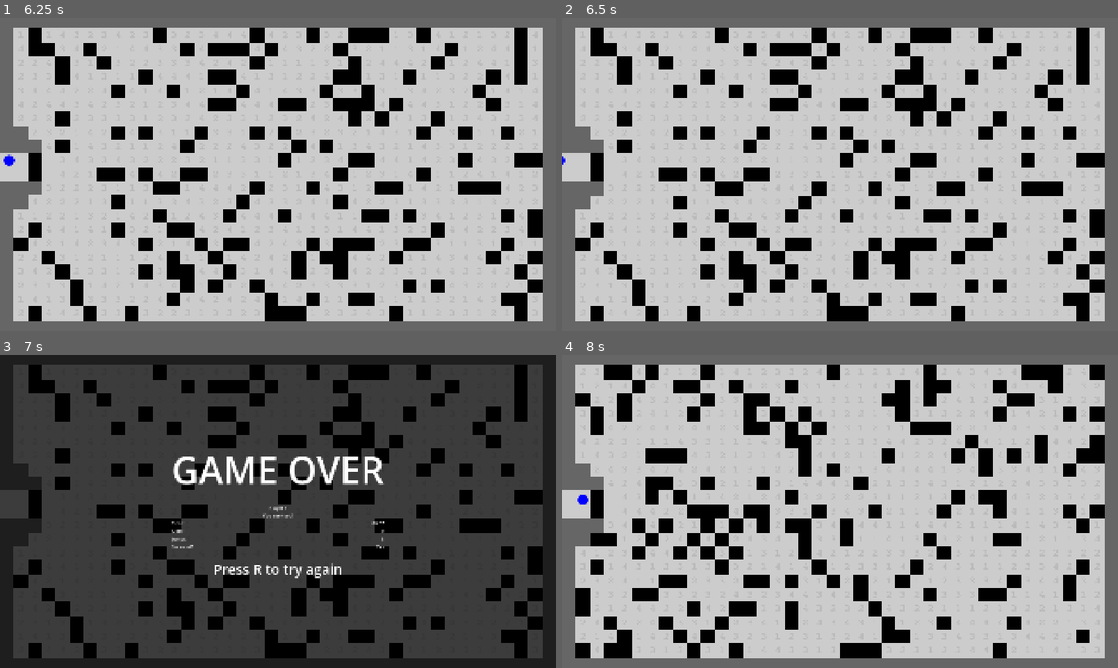
Above: before the commit, frames 1-4 (two rows, left to right).
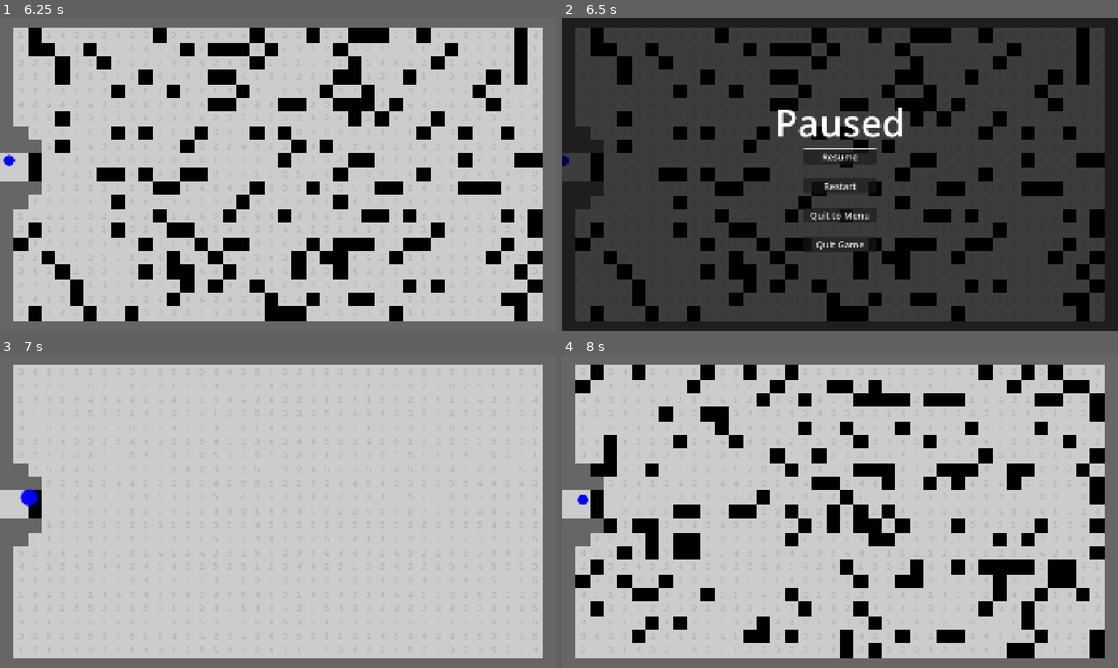
Above: after the commit, the same moments.

Repository: njamster/gmtk_jam_2026
Game: Godot game, scene res://main_menu.tscn
The game is run twice, just before and just after one commit, with the same random seed, the same clock (stepped at 60 frames per second) and the same inputs.
Inputs (mouse positions are in pixels of both pictures, inside the frame that each line leads up to):
- Up to frame 1 (6.25 s): click "Singleplayer" at 0.5 s; tap Enter at 1.25 s; hold D (move_right) 1.28-2.03 s; tap Shift at 1.35, 2.1, 2.85, 3.6, 4.35, 5.85 s; tap R (quick_restart) at 2 s; hold S (move_down) 2.03-2.78 s; hold D (move_right) 2.78-3.53 s; hold W (move_up) 3.53-4.28 s; hold A (move_left) 4.28-5 s; tap P (paused, bound only before the commit) at 4.9 s; click "Restart" at 5 s; hold A (move_left) from 5.78 s (still down)
- Up to frame 2 (6.5 s): keep holding A (move_left); tap Escape (pause_game, bound only after the commit) at 6.4 s
- Up to frame 3 (7 s): release A (move_left) at 6.5 s; click (278, 524) at 6.5 s, where only the run after the commit has a clickable "Restart"
- Up to frame 4 (8 s): tap R (quick_restart) at 7.25 s; hold S (move_down) from 7.28 s (still down); tap Shift at 7.35 s

Frame 1 is identical in both runs. In frame 2, 82% of the frame differs, in the area x 0-100%, y 0-100%; in frame 3, 100%; in frame 4, 29%.

Commit message:
Allow pausing with ESCAPE, too (if not a web build)

Diff:
--- a/autoloads/global.gd
+++ b/autoloads/global.gd
@@ -35,7 +35,12 @@
 
 
 func _ready() -> void:
-	#Input.mouse_mode = Input.MOUSE_MODE_HIDDEN#
+	#Input.mouse_mode = Input.MOUSE_MODE_HIDDEN
+
+	if OS.get_name() == "web":
+		var event = InputEventKey.new()
+		event.physical_keycode = KEY_ESCAPE
+		InputMap.action_erase_event("pause_game", event)
 
 	_load_settings()
 
--- a/game/game.gd
+++ b/game/game.gd
@@ -34,5 +34,5 @@
 	if Global.game_state == Global.GameState.RUNNING:
 		if event.is_action_pressed("quick_restart"):
 			get_tree().reload_current_scene()
-		elif event.is_action_pressed("paused"):
+		elif event.is_action_pressed("pause_game"):
 			Global.game_state = Global.GameState.PAUSED
--- a/project.godot
+++ b/project.godot
@@ -54,9 +54,10 @@
 , Object(InputEventJoypadButton,"resource_local_to_scene":false,"resource_name":"","device":-1,"button_index":4,"pressure":0.0,"pressed":true,"script":null)
 ]
 }
-paused={
+pause_game={
 "deadzone": 0.2,
-"events": [Object(InputEventKey,"resource_local_to_scene":fa …(140 unchanged characters)… d":false,"keycode":0,"physical_keycode":80,"key_label":0,"unicode":112,"location":0,"echo":false,"script":null)
+"events": [Object(InputEventKey,"resource_local_to_scene":fa …(140 unchanged characters)… d":false,"keycode":0,"physical_keycode":4194305,"key_label":0,"unicode":0,"location":0,"echo":false,"script":null)
+, Object(InputEventKey,"resource_local_to_scene":false,"resource_name":"","device":-1,"window_id":0,"alt_pressed":false,"shift_pressed":false,"ctrl_pressed":false,"meta_pressed":false,"pressed":false,"keycode":0,"physical_keycode":80,"key_label":0,"unicode":112,"location":0,"echo":false,"script":null)
 , Object(InputEventJoypadButton,"resource_local_to_scene":false,"resource_name":"","device":-1,"button_index":6,"pressure":0.0,"pressed":true,"script":null)
 ]
 }
